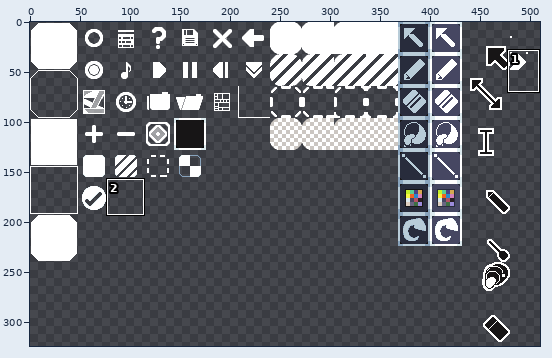
Pixel-art file: assets/gui.aseprite. The picture above shows the old version from afar; the outline marks the close-up.
Close-up. As it was:
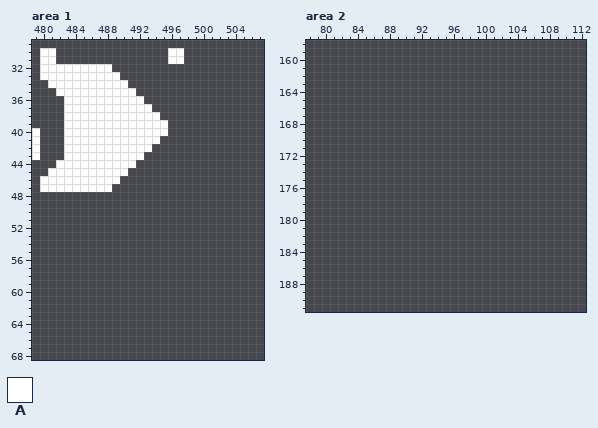
512x512 pixels, 1 frame. Colours within 5 levels of each other are drawn and written as one. Shown: area 1: x 479..507, y 29..68; area 2: x 78..112, y 158..191. The wide view leaves out empty margins.
Palette (. is transparent): A #ffffff
Pixels before, area 1, first column x 479:
30 .AA..............AA
31 .AA..............AA
32 .AAAAAAAAA.........
33 .AAAAAAAAAA........
34 ..AAAAAAAAAA.......
35 ...AAAAAAAAAA......
36 ....AAAAAAAAAA.....
37 ....AAAAAAAAAAA....
38 ....AAAAAAAAAAAA...
39 ....AAAAAAAAAAAAA..
40 A...AAAAAAAAAAAAA..
41 A...AAAAAAAAAAAA...
42 A...AAAAAAAAAAA....
43 A...AAAAAAAAAA.....
44 ...AAAAAAAAAA......
45 ..AAAAAAAAAA.......
46 .AAAAAAAAAA........
47 .AAAAAAAAA.........
The result:
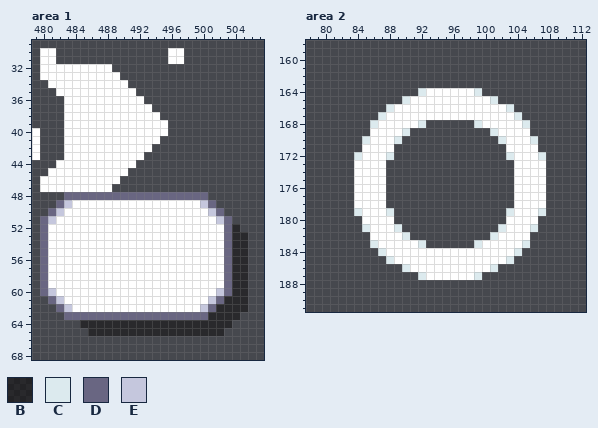
Colours new in this view: B #0e0c0c84  C #dceaee  D #696682  E #c5c7dd
Difference:
Changed rows in their new state; - is an unchanged pixel.
Area 1:
first column x 480:
48 ---DDDDDDDDDDDDDDDDDD-----
49 --DEAAAAAAAAAAAAAAAAED----
50 -DEAAAAAAAAAAAAAAAAAAED---
51 DEAAAAAAAAAAAAAAAAAAAAED--
52 DAAAAAAAAAAAAAAAAAAAAAADB-
53 DAAAAAAAAAAAAAAAAAAAAAADBB
54 DAAAAAAAAAAAAAAAAAAAAAADBB
55 DAAAAAAAAAAAAAAAAAAAAAADBB
56 DAAAAAAAAAAAAAAAAAAAAAADBB
57 DAAAAAAAAAAAAAAAAAAAAAADBB
58 DAAAAAAAAAAAAAAAAAAAAAADBB
59 DAAAAAAAAAAAAAAAAAAAAAADBB
60 DEAAAAAAAAAAAAAAAAAAAAEDBB
61 -DEAAAAAAAAAAAAAAAAAAEDBBB
62 --DEAAAAAAAAAAAAAAAAEDBBBB
63 ---DDDDDDDDDDDDDDDDDDBBBB-
64 -----BBBBBBBBBBBBBBBBBBB--
65 ------BBBBBBBBBBBBBBBBB---
Area 2:
first column x 84:
164 --------CAAAAAAC--------
165 ------CAAAAAAAAAAC------
166 ----CAAAAAAAAAAAAAAC----
167 ---CAAAAAAAAAAAAAAAAC---
168 --CAAAAAC------CAAAAAC--
169 --AAAAC----------CAAAA--
170 -CAAAC------------CAAAC-
171 -AAAA--------------AAAA-
172 CAAAC--------------CAAAC
173 AAAA----------------AAAA
174 AAAA----------------AAAA
175 AAAA----------------AAAA
176 AAAA----------------AAAA
177 AAAA----------------AAAA
178 AAAA----------------AAAA
179 CAAAC--------------CAAAC
180 -AAAA--------------AAAA-
181 -CAAAC------------CAAAC-
182 --AAAAC----------CAAAA--
183 --CAAAAAC------CAAAAAC--
184 ---CAAAAAAAAAAAAAAAAC---
185 ----CAAAAAAAAAAAAAAC----
186 ------CAAAAAAAAAAC------
187 --------CAAAAAAC--------
Where, in picture pixels (left, top, right, bottom), the same in both close-ups:
added: (40, 192, 248, 336)
added: (354, 88, 546, 280)
